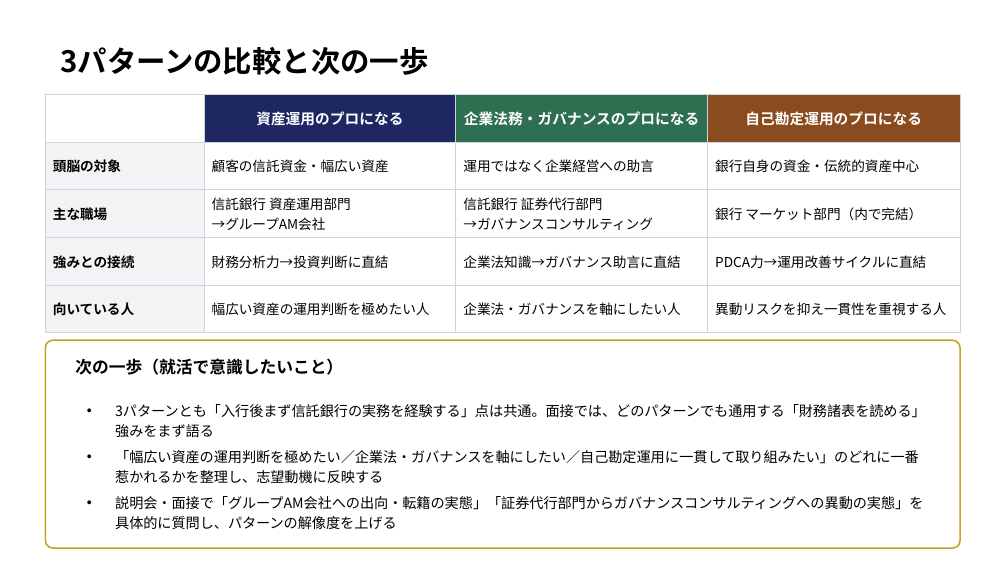
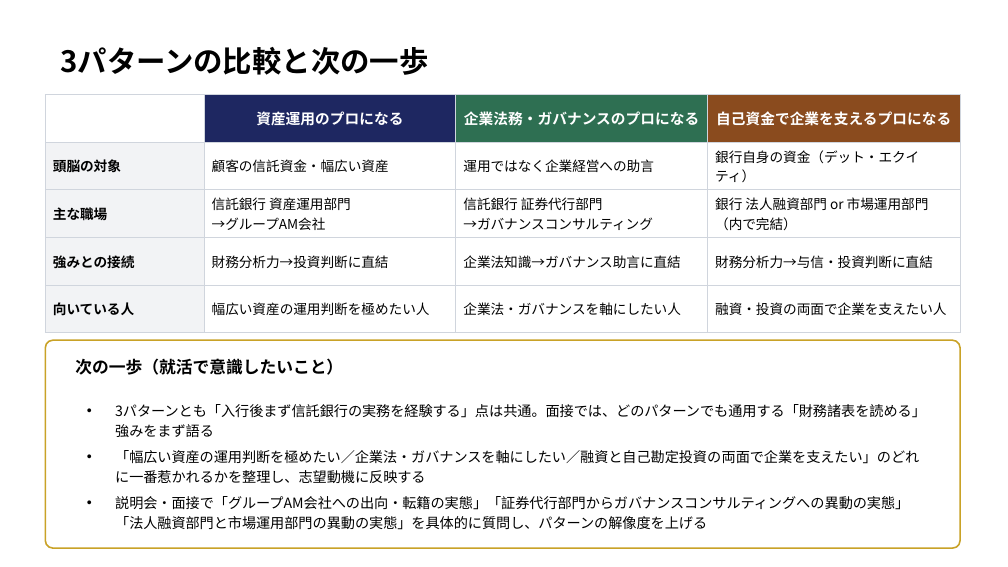
Before and after one commit to nasukazunori/NasuVault2, a slide deck: slide 8 of 信吾/銀行研究/添付ファイル/信託銀行キャリア形成モデル.pptx. Drawn at 1008x567 pixels with LibreOffice and Linux fonts; fonts in the diff are those of the drawing. Boxes give left, top, right and bottom in pixels: in the first picture for what was removed or moved away, otherwise in the second. Text is boxed around its words. In the diff, an @@ line names an element or a change of style, - is before the commit and + after.

```diff
--- a/信吾/銀行研究/添付ファイル/信託銀行キャリア形成モデル.pptx
+++ b/信吾/銀行研究/添付ファイル/信託銀行キャリア形成モデル.pptx
@@ table at <box>45,95,960,333</box> @@
-row 1, column 4: 自己勘定運用のプロになる
+row 1, column 4: 自己資金で企業を支えるプロになる
-row 2, column 4: 銀行自身の資金・伝統的資産中心
+row 2, column 4: 銀行自身の資金（デット・エクイティ）
-row 3, column 4: 銀行 マーケット部門（内で完結）
+row 3, column 4: 銀行 法人融資部門 or 市場運用部門（内で完結）
-row 4, column 4: PDCA力→運用改善サイクルに直結
+row 4, column 4: 財務分析力→与信・投資判断に直結
-row 5, column 4: 異動リスクを抑え一貫性を重視する人
+row 5, column 4: 融資・投資の両面で企業を支えたい人
@@ text at <box>115,450,919,530</box>: text changed @@
-• 「幅広い資産の運用判断を極めたい／企業法・ガバナンスを軸にしたい／自己勘定運用に一貫して取り組みたい」のどれに一番惹かれるかを整理し、志望動機に反映する
-• 説明会・面接で「グループAM会社への出向・転籍の実態」「証券代行部門からガバナンスコンサルティングへの異動の実態」を具体的に質問し、パターンの解像度を上げる
+• 「幅広い資産の運用判断を極めたい／企業法・ガバナンスを軸にしたい／融資と自己勘定投資の両面で企業を支えたい」のどれに一番惹かれるかを整理し、志望動機に反映する
+• 説明会・面接で「グループAM会社への出向・転籍の実態」「証券代行部門からガバナンスコンサルティングへの異動の実態」「法人融資部門と市場運用部門の異動の実態」を具体的に質問し、パターンの解像度を上げる
```
Also in this commit, not shown: 4 other slides changed, 1 other file.
